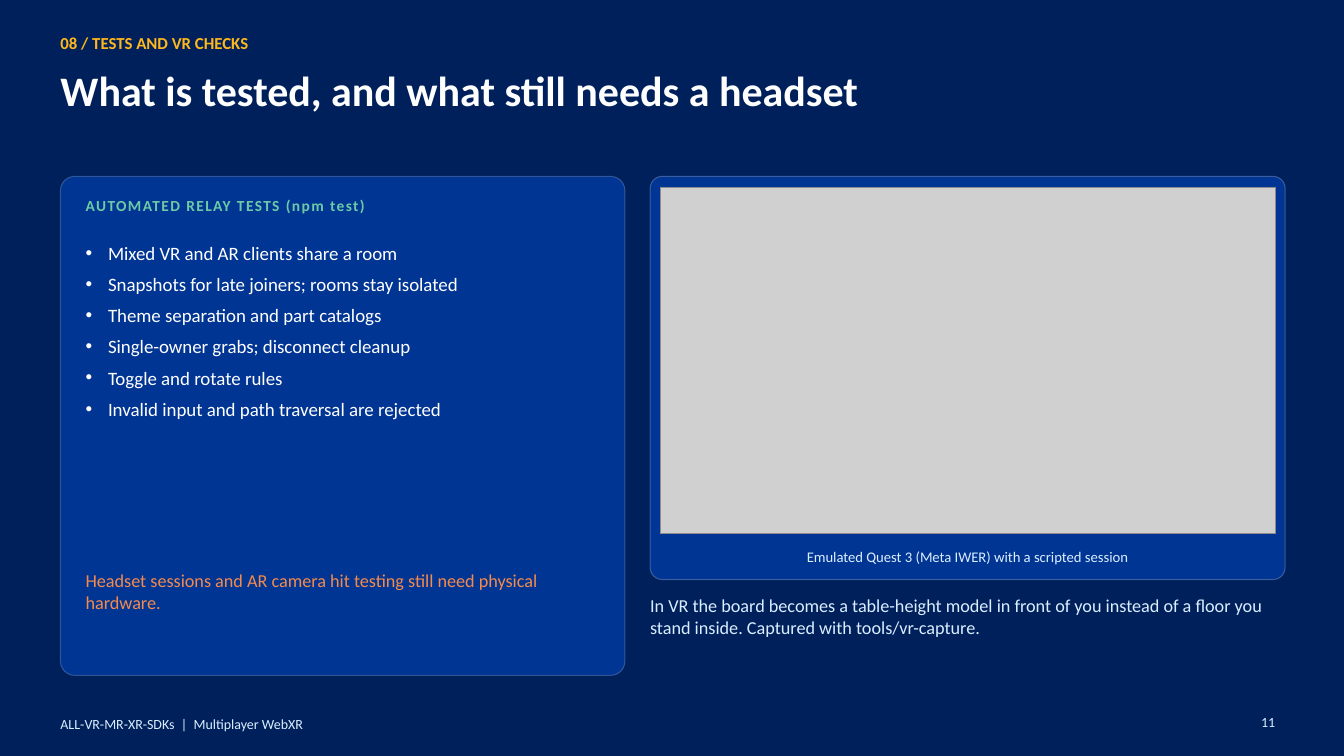
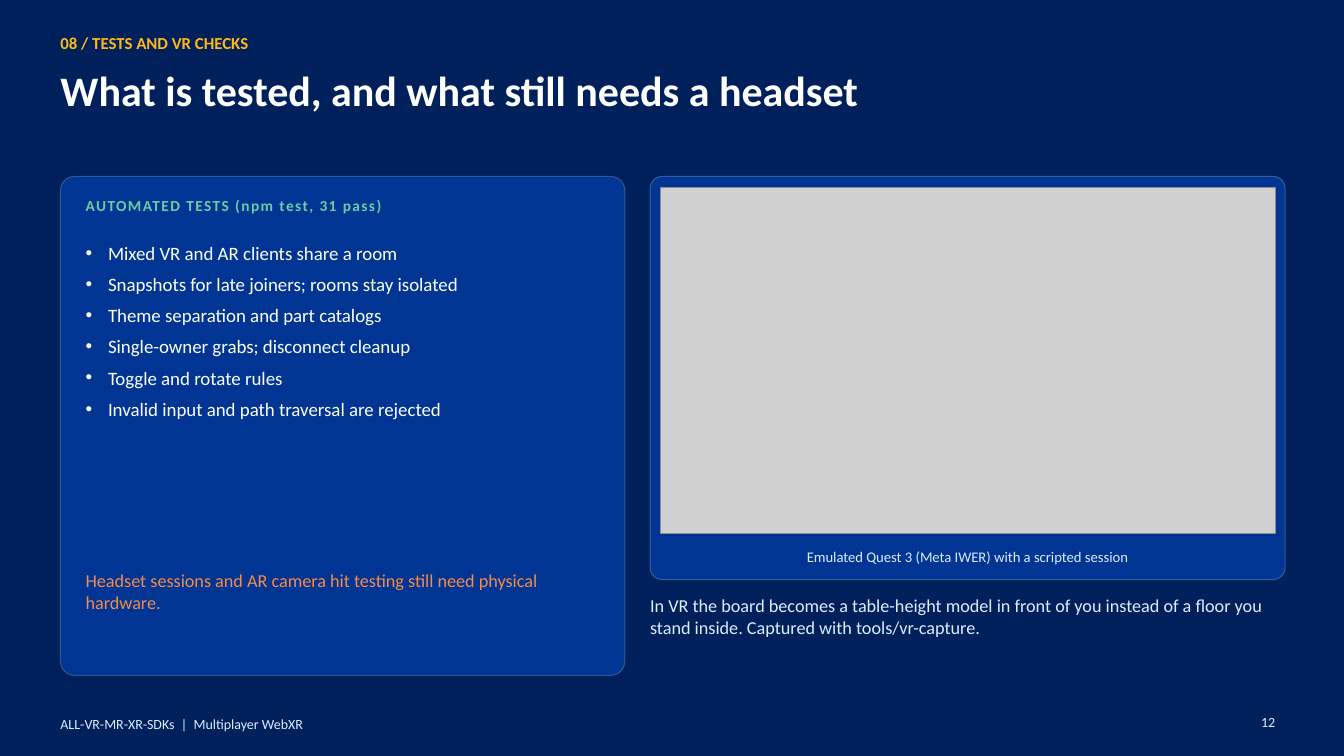
Before and after one commit to jpcst52/ALL-VR-MR-XR-SDKs, a slide deck: slide 12 of multi-player/Multiplayer-WebXR-Examples.pptx (slide 11 before the commit). Drawn at 1344x756 pixels with LibreOffice and Linux fonts; fonts in the diff are those of the drawing; grey boxes stand for pictures. Boxes give left, top, right and bottom in pixels: in the first picture for what was removed or moved away, otherwise in the second. Text is boxed around its words. In the diff, an @@ line names an element or a change of style, - is before the commit and + after.

```diff
--- a/multi-player/Multiplayer-WebXR-Examples.pptx
+++ b/multi-player/Multiplayer-WebXR-Examples.pptx
@@ text at (86, 200, 382, 214): text changed @@
-AUTOMATED RELAY TESTS (npm test)
+AUTOMATED TESTS (npm test, 31 pass)
@@ page number at (1261, 718, 1275, 727): text changed @@
-11
+12
```
Also in this commit, not shown: 3 other slides changed, 1 slide added, 15 other files.
